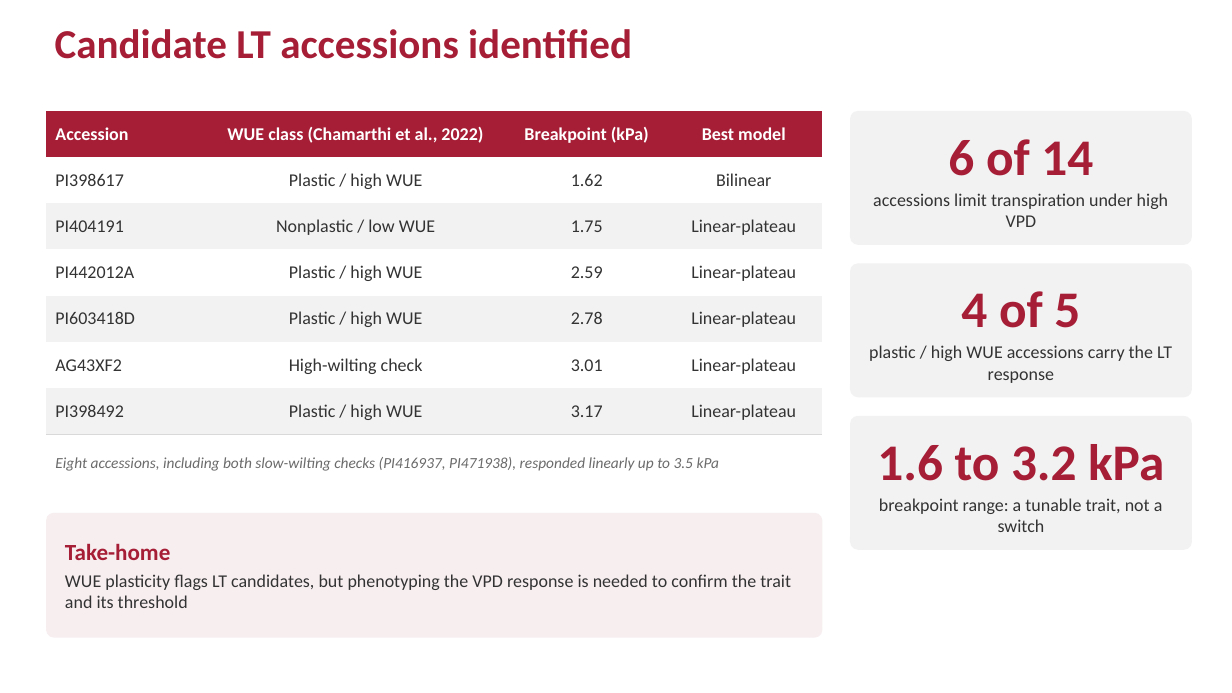
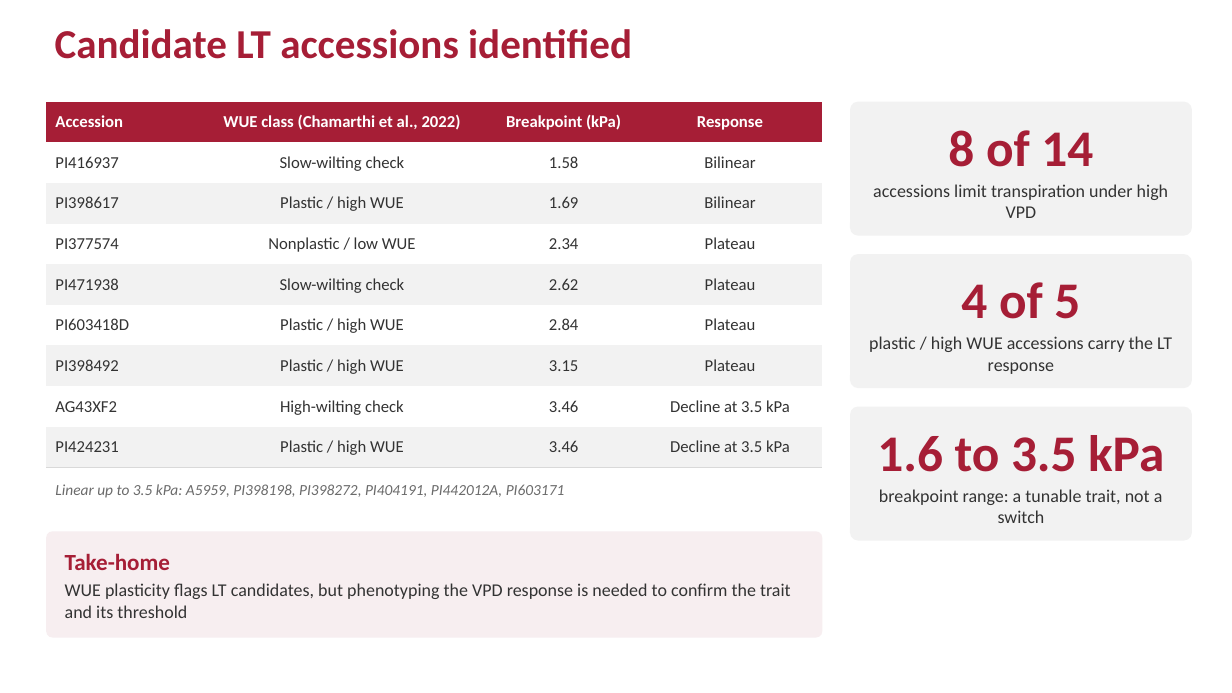
Before and after one commit to ElvisElli/LT-trait, a slide deck: slide 14 of ASA-2026-Elli-LT-trait.pptx. Drawn at 1232x693 pixels with LibreOffice and Linux fonts; fonts in the diff are those of the drawing. Boxes give left, top, right and bottom in pixels: in the first picture for what was removed or moved away, otherwise in the second. Text is boxed around its words. In the diff, an @@ line names an element or a change of style, - is before the commit and + after.

```diff
--- a/ASA-2026-Elli-LT-trait.pptx
+++ b/ASA-2026-Elli-LT-trait.pptx
@@ table at (46, 102, 823, 468) @@
-row 1: Accession | WUE class (Chamarthi et al., 2022) | Breakpoint (kPa) | Best model
-row 2: PI398617 | Plastic / high WUE | 1.62 | Bilinear
-row 3: PI404191 | Nonplastic / low WUE | 1.75 | Linear-plateau
-row 4: PI442012A | Plastic / high WUE | 2.59 | Linear-plateau
-row 5: PI603418D | Plastic / high WUE | 2.78 | Linear-plateau
-row 6: AG43XF2 | High-wilting check | 3.01 | Linear-plateau
-row 7: PI398492 | Plastic / high WUE | 3.17 | Linear-plateau
+row 1: Accession | WUE class (Chamarthi et al., 2022) | Breakpoint (kPa) | Response
+row 2: PI416937 | Slow-wilting check | 1.58 | Bilinear
+row 3: PI398617 | Plastic / high WUE | 1.69 | Bilinear
+row 4: PI377574 | Nonplastic / low WUE | 2.34 | Plateau
+row 5: PI471938 | Slow-wilting check | 2.62 | Plateau
+row 6: PI603418D | Plastic / high WUE | 2.84 | Plateau
+row 7: PI398492 | Plastic / high WUE | 3.15 | Plateau
+row 8: AG43XF2 | High-wilting check | 3.46 | Decline at 3.5 kPa
+row 9: PI424231 | Plastic / high WUE | 3.46 | Decline at 3.5 kPa
@@ table: place and size @@
-table at (46, 111, 823, 434)
+table at (46, 102, 823, 468)
@@ 3 rounded rectangles: place and size @@
-3 rounded rectangles at (850, 111, 1192, 550)
+3 rounded rectangles at (850, 102, 1192, 541)
@@ text in rounded rectangle at (948, 130, 1093, 167): text changed @@
-6 of 14
+8 of 14
@@ text in rounded rectangle at (877, 435, 1164, 472): text changed @@
-1.6 to 3.2 kPa
+1.6 to 3.5 kPa
@@ text at (55, 484, 565, 498): text changed @@
-Eight accessions, including both slow-wilting checks (PI416937, PI471938), responded linearly up to 3.5 kPa
+Linear up to 3.5 kPa: A5959, PI398198, PI398272, PI404191, PI442012A, PI603171
@@ rounded rectangle "Take-home": place and size @@
-rounded rectangle "Take-home" at (46, 513, 823, 638)
+rounded rectangle "Take-home" at (46, 531, 823, 638)
```
Also in this commit, not shown: 9 other slides changed, 18 other files.
